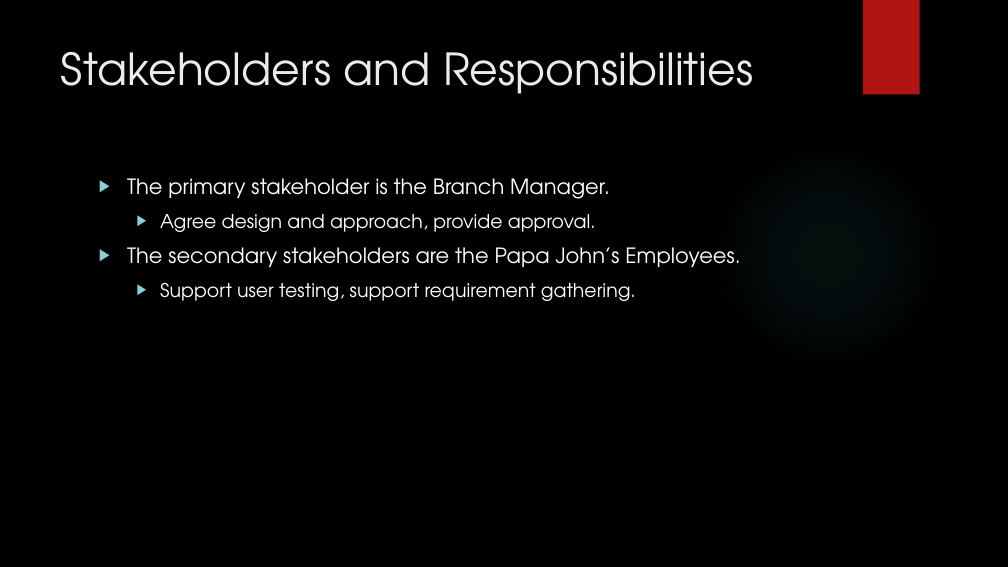
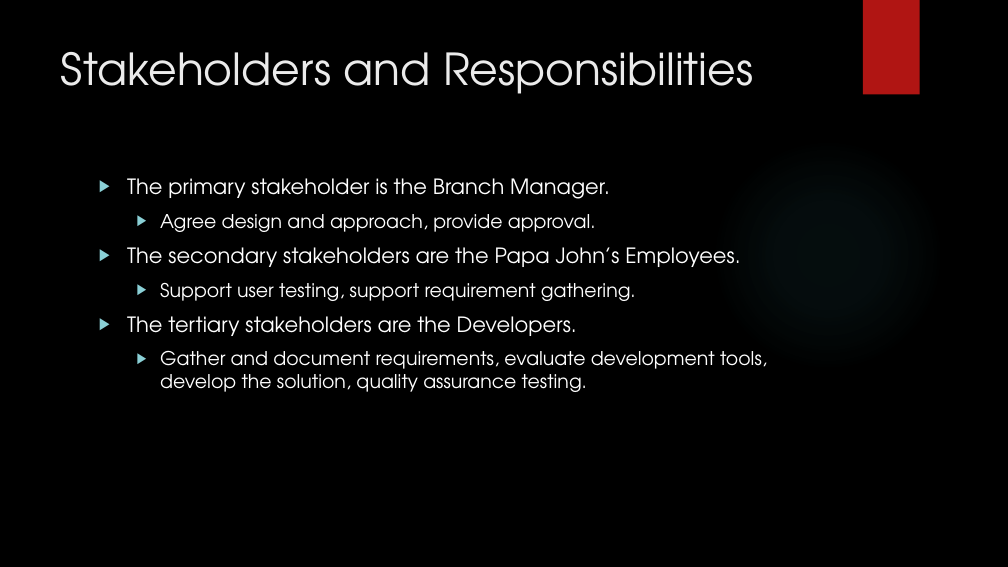
Before and after one commit to Aespeers/Level6_DMC, a slide deck: slide 3 of Documents/Papa John’s Rota System.pptx. Drawn at 1008x567 pixels with LibreOffice and Linux fonts; fonts in the diff are those of the drawing; background and template pictures are left out. Boxes give left, top, right and bottom in pixels: in the first picture for what was removed or moved away, otherwise in the second. Text is boxed around its words. In the diff, an @@ line names an element or a change of style, - is before the commit and + after.

```diff
--- a/Documents/Papa John’s Rota System.pptx
+++ b/Documents/Papa John’s Rota System.pptx
@@ text at box(127, 316, 767, 392): paragraphs added @@
+▶ The tertiary stakeholders are the Developers.
+  ▶ Gather and document requirements, evaluate development tools, develop the solution, quality assurance testing.
```
Also in this commit, not shown: 3 other slides changed, 3 slides added.
